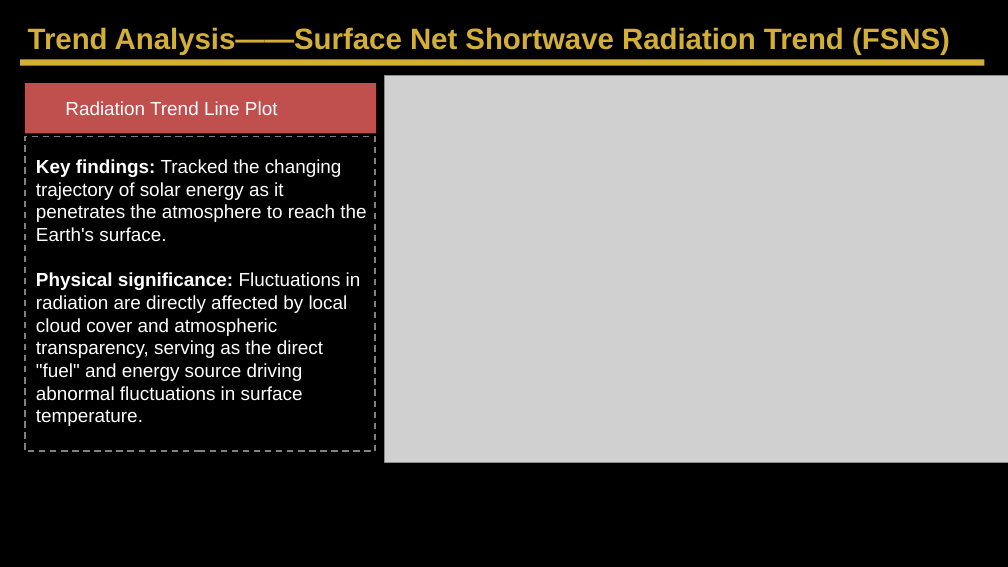
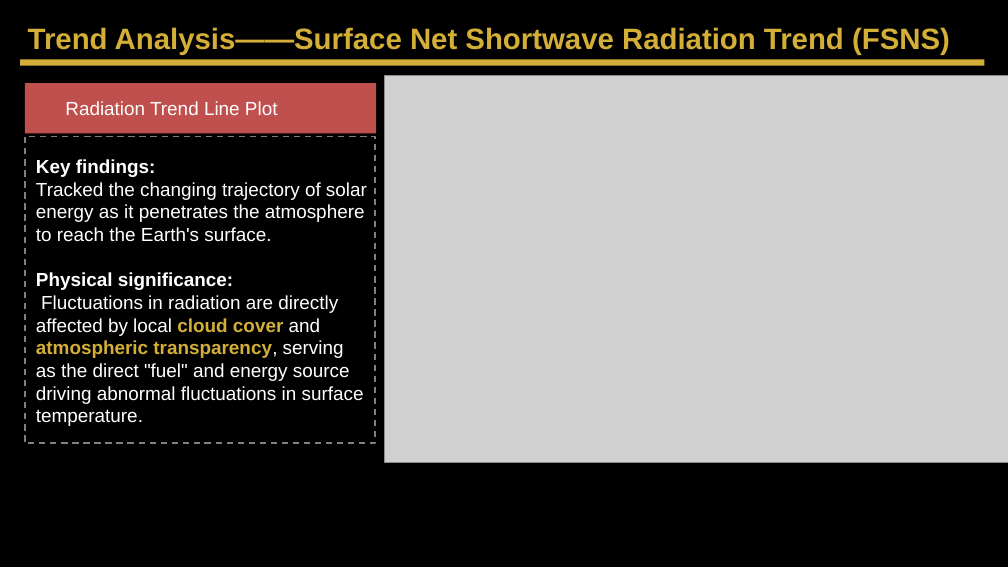
Before and after one commit to Ruiqi-Huang-7/EART60702-group-4-project-1, a slide deck: slide 7 of Project_1_final.pptx. Drawn at 1008x567 pixels with LibreOffice and Linux fonts; fonts in the diff are those of the drawing; grey boxes stand for pictures. Boxes give left, top, right and bottom in pixels: in the first picture for what was removed or moved away, otherwise in the second. Text is boxed around its words. In the diff, an @@ line names an element or a change of style, - is before the commit and + after.

```diff
--- a/Project_1_final.pptx
+++ b/Project_1_final.pptx
@@ rectangle: place and size @@
-rectangle at <box>25,137,375,451</box>
+rectangle at <box>25,137,375,443</box>
@@ text at <box>36,159,367,426</box>: text changed @@
-Key findings: Tracked the changing trajectory of solar energy as it penetrates the atmosphere to reach the Earth's surface.
-Physical significance: Fluctuations in radiation are directly affected by local cloud cover and atmospheric transparency, serving as the direct "fuel" and energy source driving abnormal fluctuations in surface temperature.
+Key findings:
+Tracked the changing trajectory of solar energy as it penetrates the atmosphere to reach the Earth's surface.
+Physical significance:
+Fluctuations in radiation are directly affected by local cloud cover and atmospheric transparency, serving as the direct "fuel" and energy source driving abnormal fluctuations in surface temperature.
```
Also in this commit, not shown: 7 other slides changed, 2 other files.
